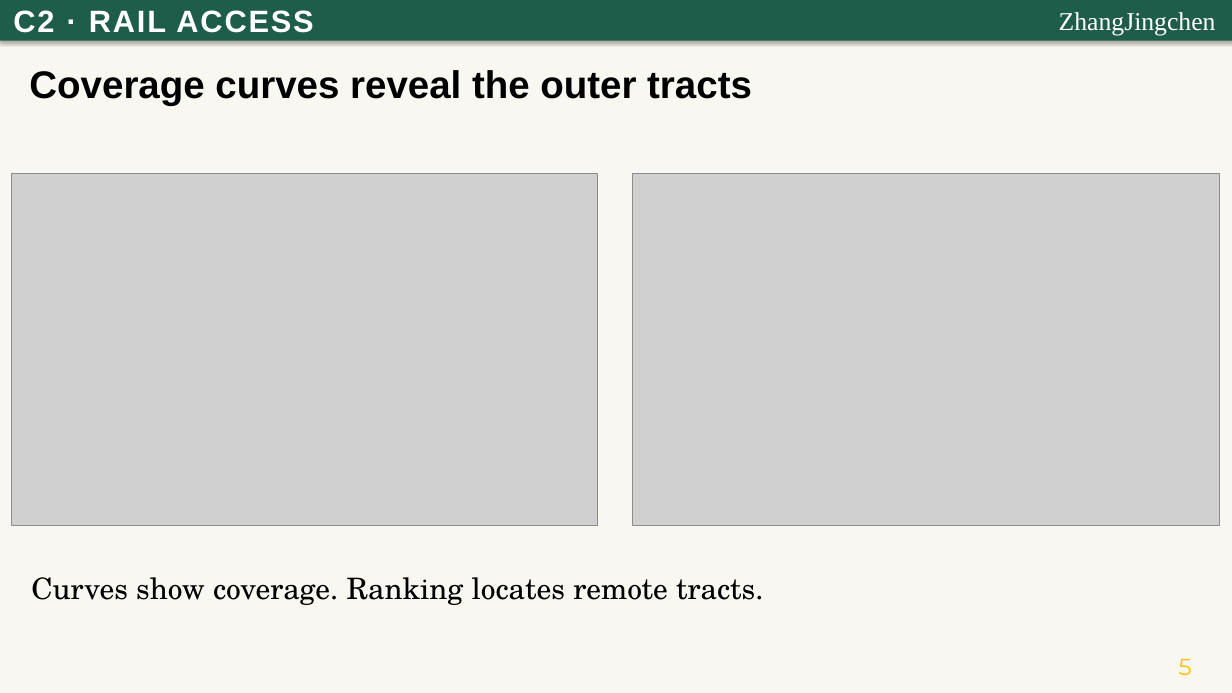
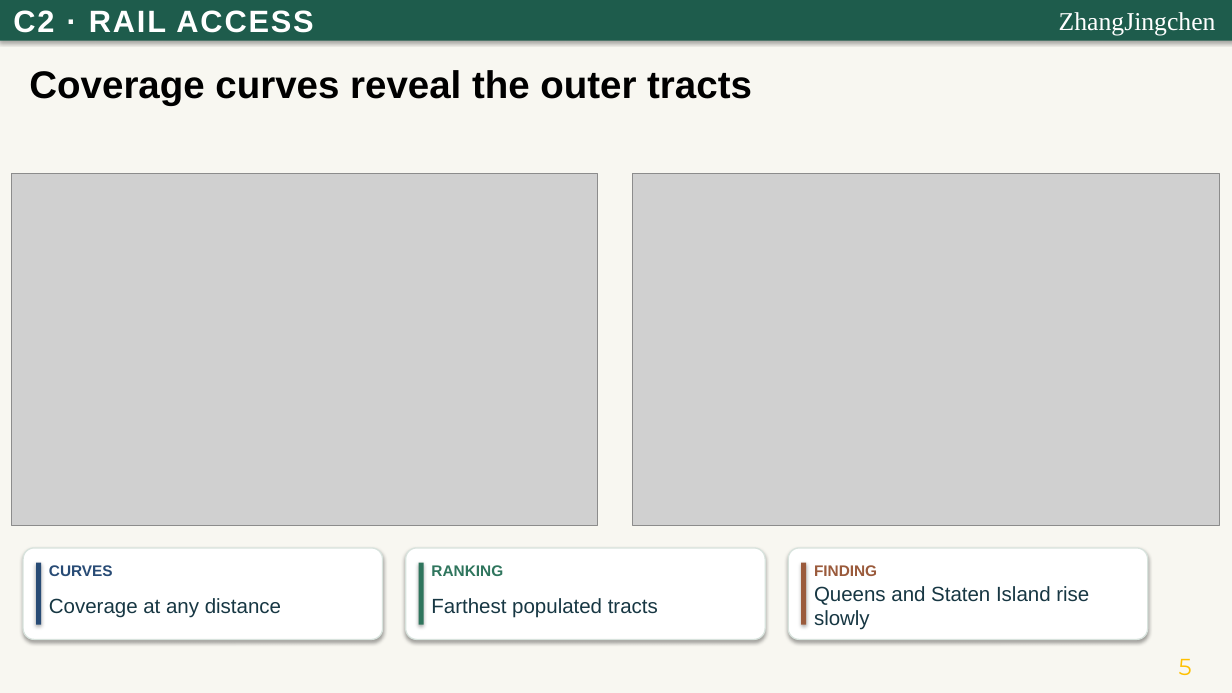
Before and after one commit to Rinnnnk/DS4073-26Fall-GroupProject, a slide deck: slide 5 of module_C/Part_C_Presentation.pptx. Drawn at 1232x693 pixels with LibreOffice and Linux fonts; fonts in the diff are those of the drawing; grey boxes stand for pictures. Boxes give left, top, right and bottom in pixels: in the first picture for what was removed or moved away, otherwise in the second. Text is boxed around its words. In the diff, an @@ line names an element or a change of style, - is before the commit and + after.

```diff
--- a/module_C/Part_C_Presentation.pptx
+++ b/module_C/Part_C_Presentation.pptx
@@ rounded rectangle added at [23,548,383,640], fill #FFFFFF, outline #D8E3DD 1 pt @@
@@ rectangle added at [36,563,42,625], fill #284B75 @@
@@ text added at [49,565,113,576], 12 pt, text #284B75, bold @@
+CURVES
@@ rounded rectangle added at [406,548,765,640], fill #FFFFFF, outline #D8E3DD 1 pt @@
@@ rectangle added at [419,563,424,625], fill #2F755D @@
@@ text added at [431,565,503,576], 12 pt, text #2F755D, bold @@
+RANKING
@@ rounded rectangle added at [788,548,1148,640], fill #FFFFFF, outline #D8E3DD 1 pt @@
@@ rectangle added at [801,563,807,625], fill #9A5A3B @@
@@ text added at [814,565,877,576], 12 pt, text #9A5A3B, bold @@
+FINDING
@@ text removed at [31,577,763,605] @@
-Curves show coverage. Ranking locates remote tracts.
@@ text added at [49,598,281,618], 16 pt, text #173743 @@
+Coverage at any distance
@@ text added at [431,598,658,618], 16 pt, text #173743 @@
+Farthest populated tracts
@@ text added at [814,586,1089,630], 16 pt, text #173743 @@
+Queens and Staten Island rise slowly
```
Also in this commit, not shown: 4 other slides changed, 1 other file.
